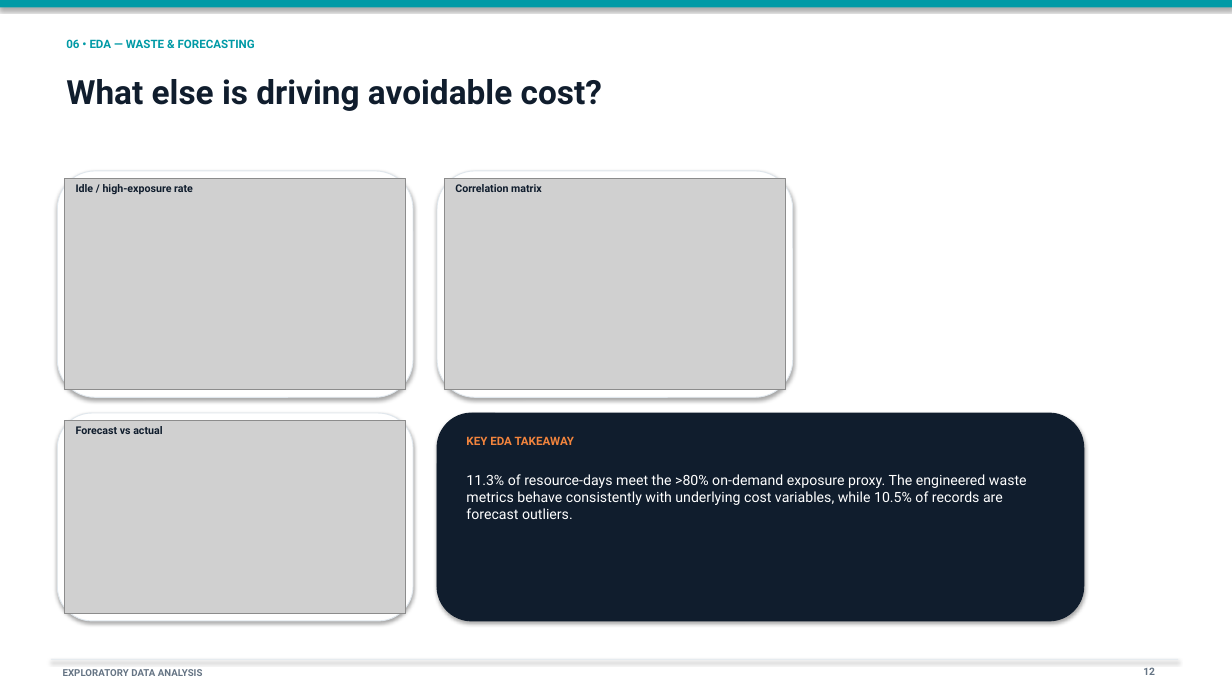
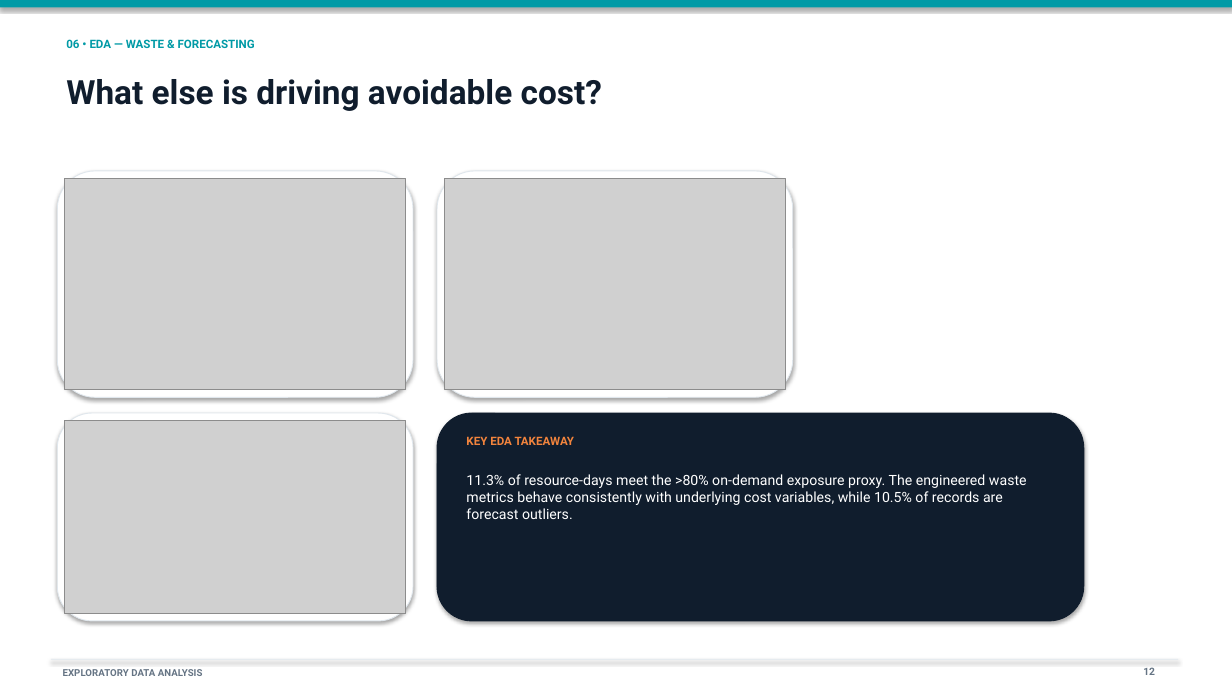
Before and after one commit to Proms32/Accenture-capstone-project, a slide deck: slide 12 of Cloud_Cost_Optimization_Professional_Deck_Final.pptx. Drawn at 1232x693 pixels with LibreOffice and Linux fonts; fonts in the diff are those of the drawing; grey boxes stand for pictures. Boxes give left, top, right and bottom in pixels: in the first picture for what was removed or moved away, otherwise in the second. Text is boxed around its words. In the diff, an @@ line names an element or a change of style, - is before the commit and + after.

```diff
--- a/Cloud_Cost_Optimization_Professional_Deck_Final.pptx
+++ b/Cloud_Cost_Optimization_Professional_Deck_Final.pptx
@@ text removed at <box>76,184,193,194</box> @@
-Idle / high-exposure rate
@@ text removed at <box>455,184,542,192</box> @@
-Correlation matrix
@@ text removed at <box>76,426,162,434</box> @@
-Forecast vs actual
```
Also in this commit, not shown: 6 other slides changed.
